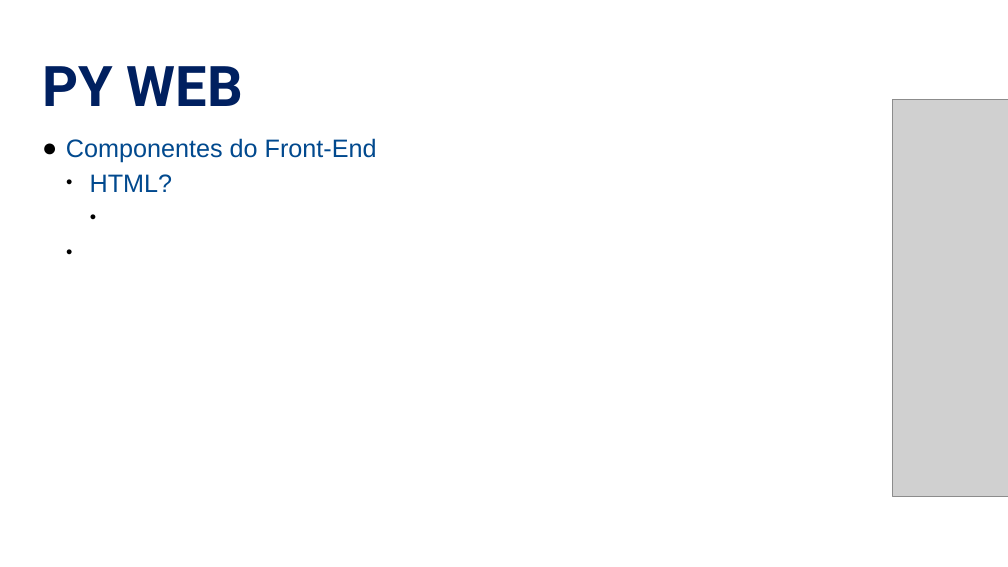
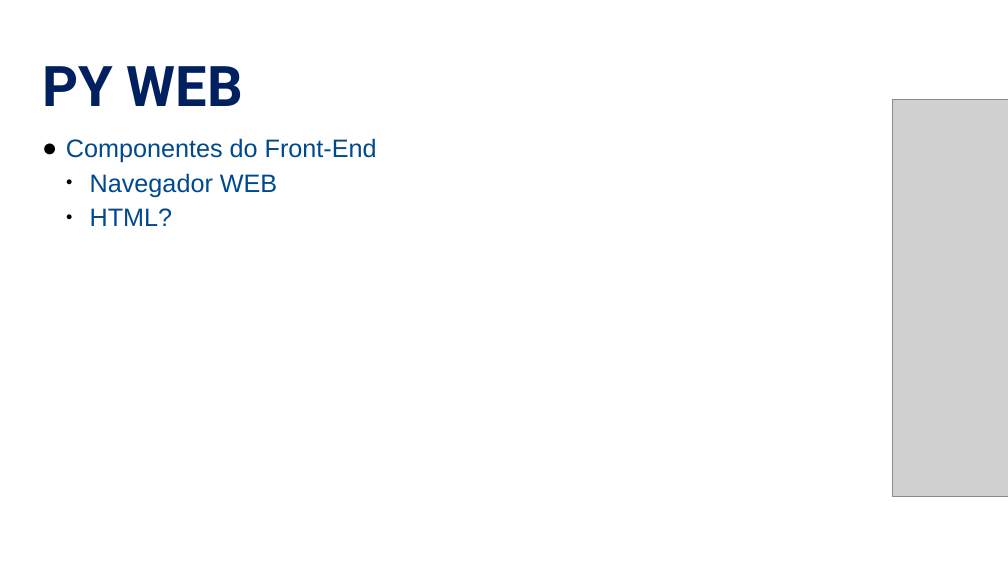
Before and after one commit to alandsilvasouza/PY2, a slide deck: slide 16 of aula08/Aula08.pptx. Drawn at 1008x567 pixels with LibreOffice and Linux fonts; fonts in the diff are those of the drawing; grey boxes stand for pictures. Boxes give left, top, right and bottom in pixels: in the first picture for what was removed or moved away, otherwise in the second. Text is boxed around its words. In the diff, an @@ line names an element or a change of style, - is before the commit and + after.

```diff
--- a/aula08/Aula08.pptx
+++ b/aula08/Aula08.pptx
@@ text at (90,173,277,197): paragraph added @@
+  ● Navegador WEB
```
Also in this commit, not shown: 3 other slides changed, 3 slides added, 2 other files.
